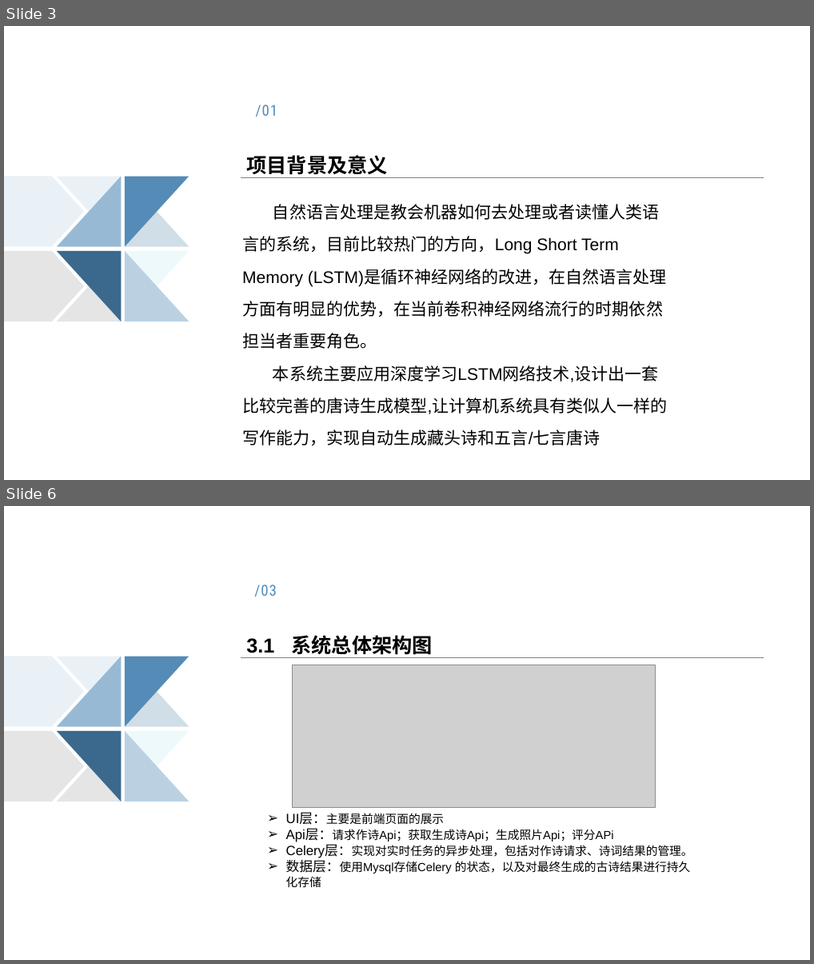
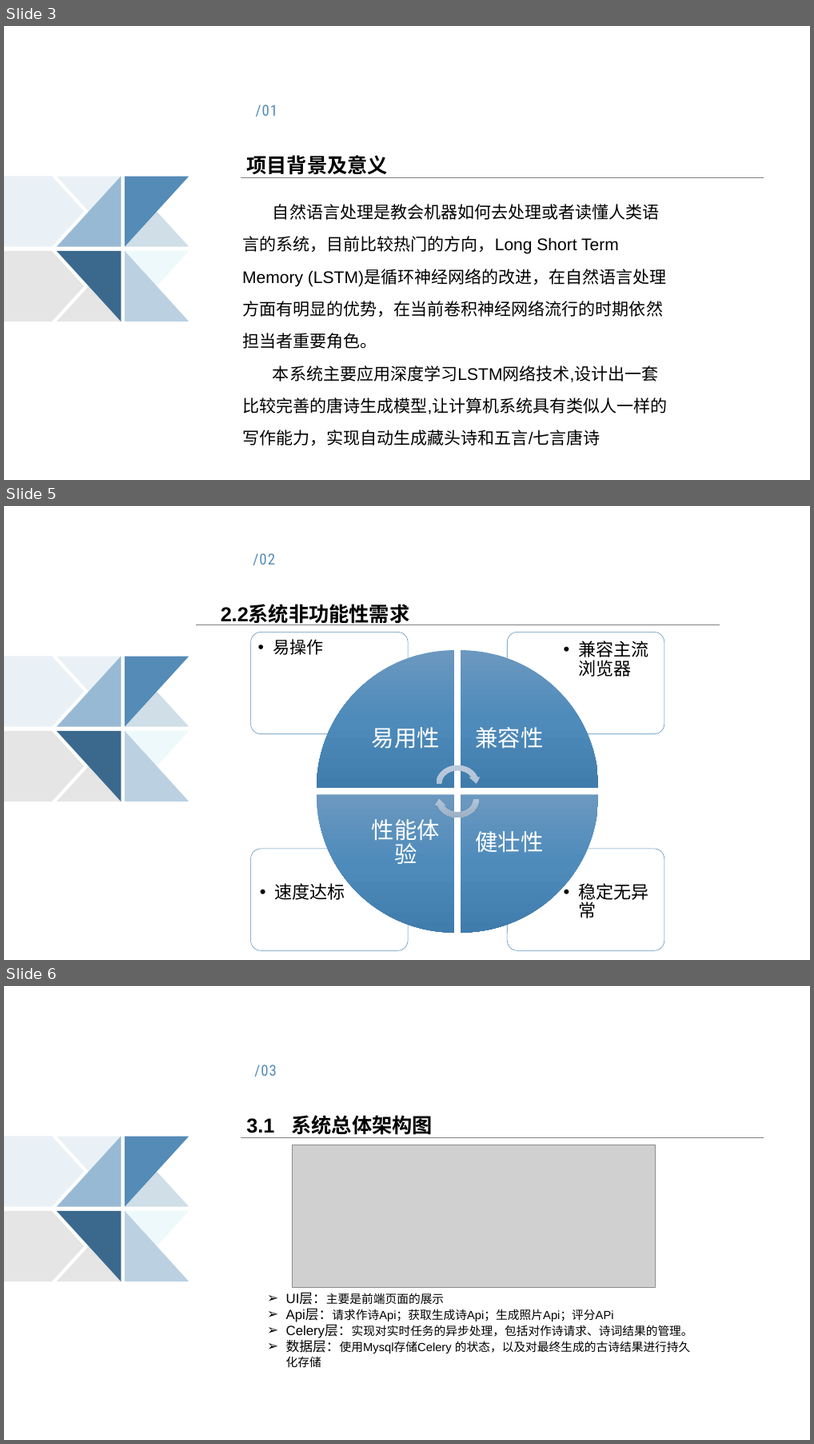
Before and after one commit to poetryexec/poetry, a slide deck: RelationDocuments/8组_唐诗生成系统的设计与实现.pptx. Shown one above the other, each under a label of ours: slides 3 and 6 before the commit, slides 3, 5 and 6 after it; the slides between them are not shown. The pictures are 814x964 and 814x1444 pixels, drawn with LibreOffice and Linux fonts; fonts in the diff are those of the drawing; grey boxes stand for pictures. Boxes give left, top, right and bottom in pixels: in the first picture for what was removed or moved away, otherwise in the second. Text is boxed around its words. In the diff, an @@ line names an element or a change of style, - is before the commit and + after.

```diff
--- a/RelationDocuments/8组_唐诗生成系统的设计与实现.pptx
+++ b/RelationDocuments/8组_唐诗生成系统的设计与实现.pptx
@@ slide 5 added at bbox=[4, 506, 810, 960], background #FFFFFF; not listed: 10 template elements that a slide beside it also shows @@
@@ text added at bbox=[253, 553, 275, 565], 18 pt, text #548BB7 @@
+/02
@@ line added from (196, 625) to (720, 625), #808080 0.5 pt @@
@@ title added at bbox=[221, 605, 410, 626], 24 pt, text #000000, bold @@
+2.2系统非功能性需求
@@ group added at bbox=[251, 632, 665, 950]: 8 texts, 4 rounded rectangles, 4 pie wedges, 2 circular arrows @@
+  • 稳定无异常
+  • 速度达标
+  • 兼容主流浏览器
+  • 易操作
+易用性
+兼容性
+健壮性
+性能体验
```
Also in this commit, not shown: 2 slides changed, 1 other slide added, 1 slide removed, 1 other file.
